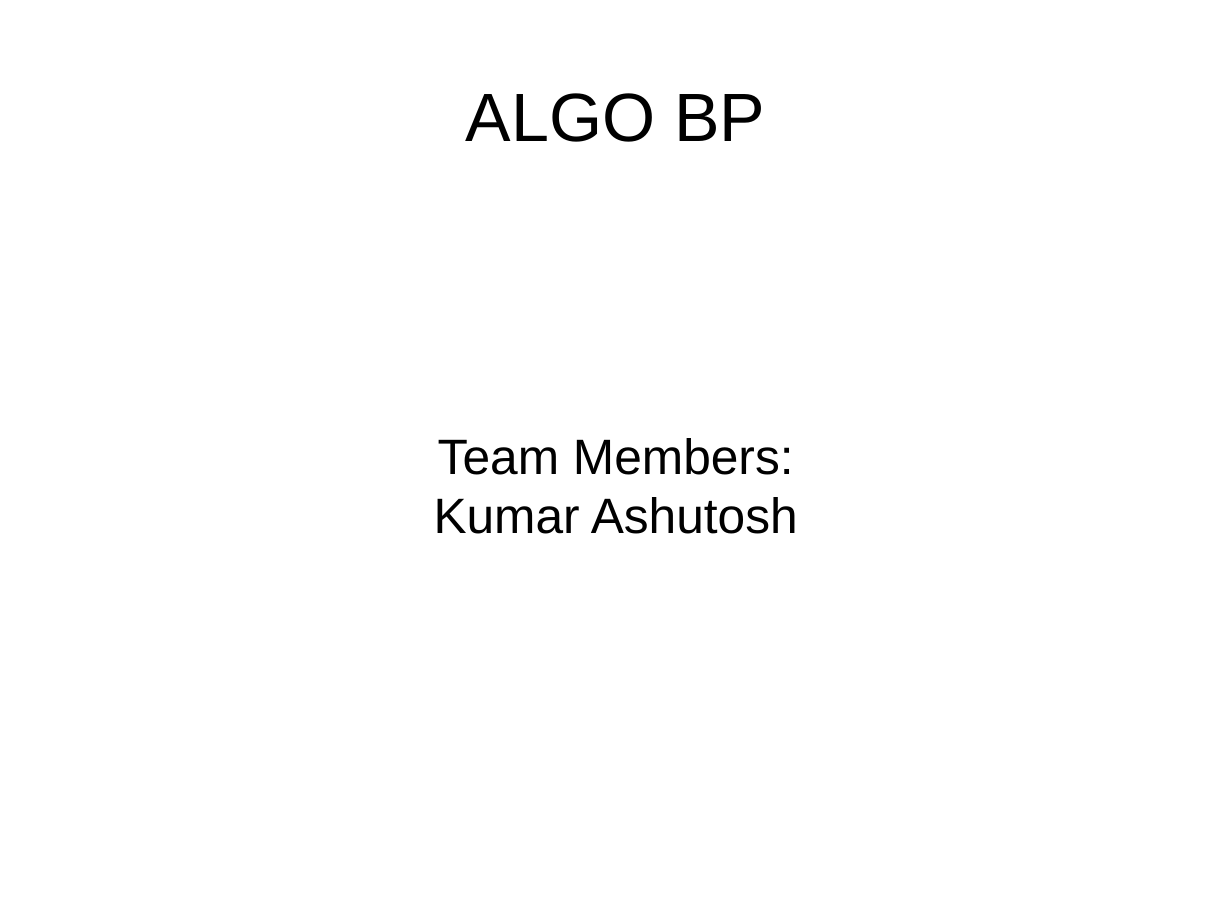
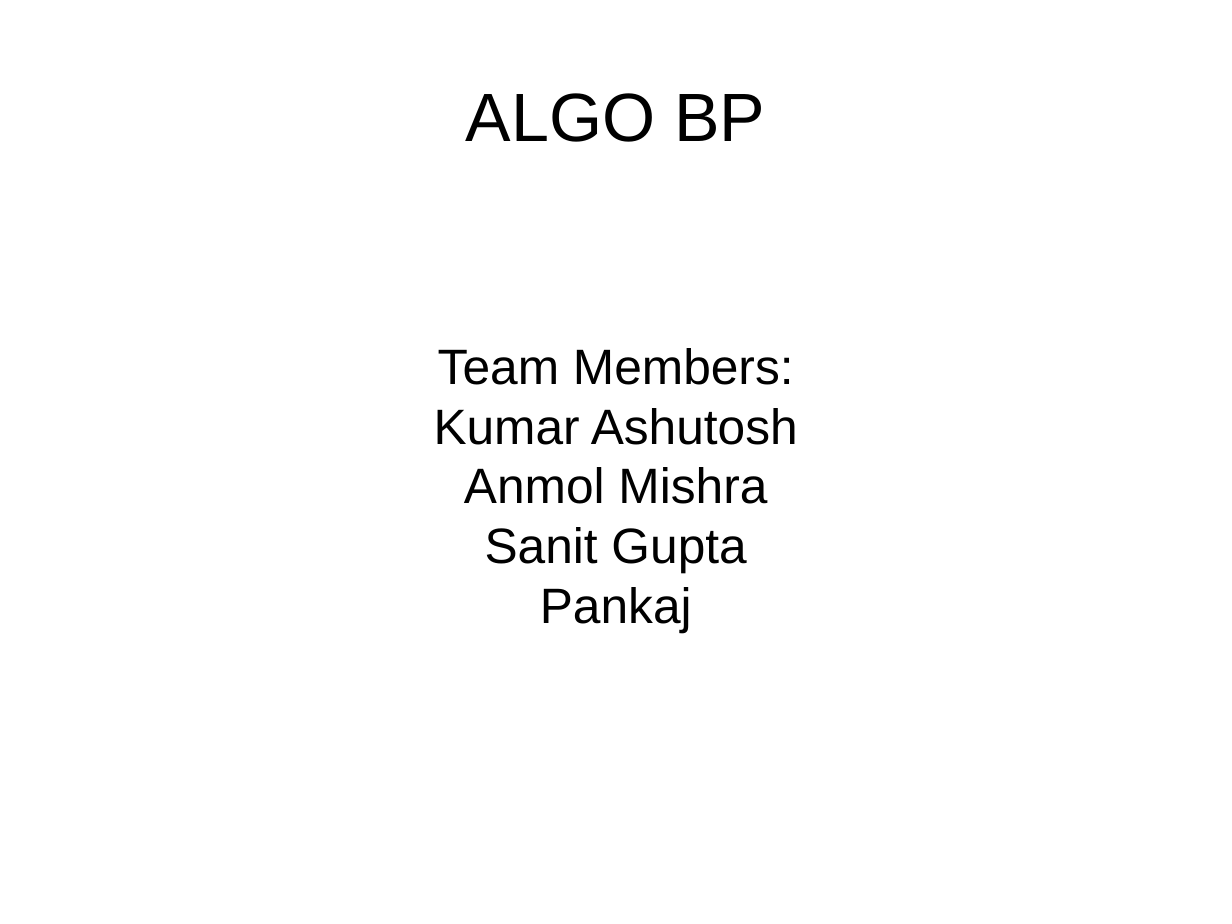
Before and after one commit to anmolmishra1997/Optimal-Bidding, a slide deck: slide 1 of presentation.odp. Drawn at 1232x924 pixels with LibreOffice and Linux fonts; fonts in the diff are those of the drawing. Boxes give left, top, right and bottom in pixels: in the first picture for what was removed or moved away, otherwise in the second. Text is boxed around its words. In the diff, an @@ line names an element or a change of style, - is before the commit and + after.

```diff
--- a/presentation.odp
+++ b/presentation.odp
@@ subtitle at (464, 467, 767, 632): paragraphs added @@
+Anmol Mishra
+Sanit Gupta
+Pankaj
```
Also in this commit, not shown: 3 other slides changed, 11 slides added, 28 other files.
